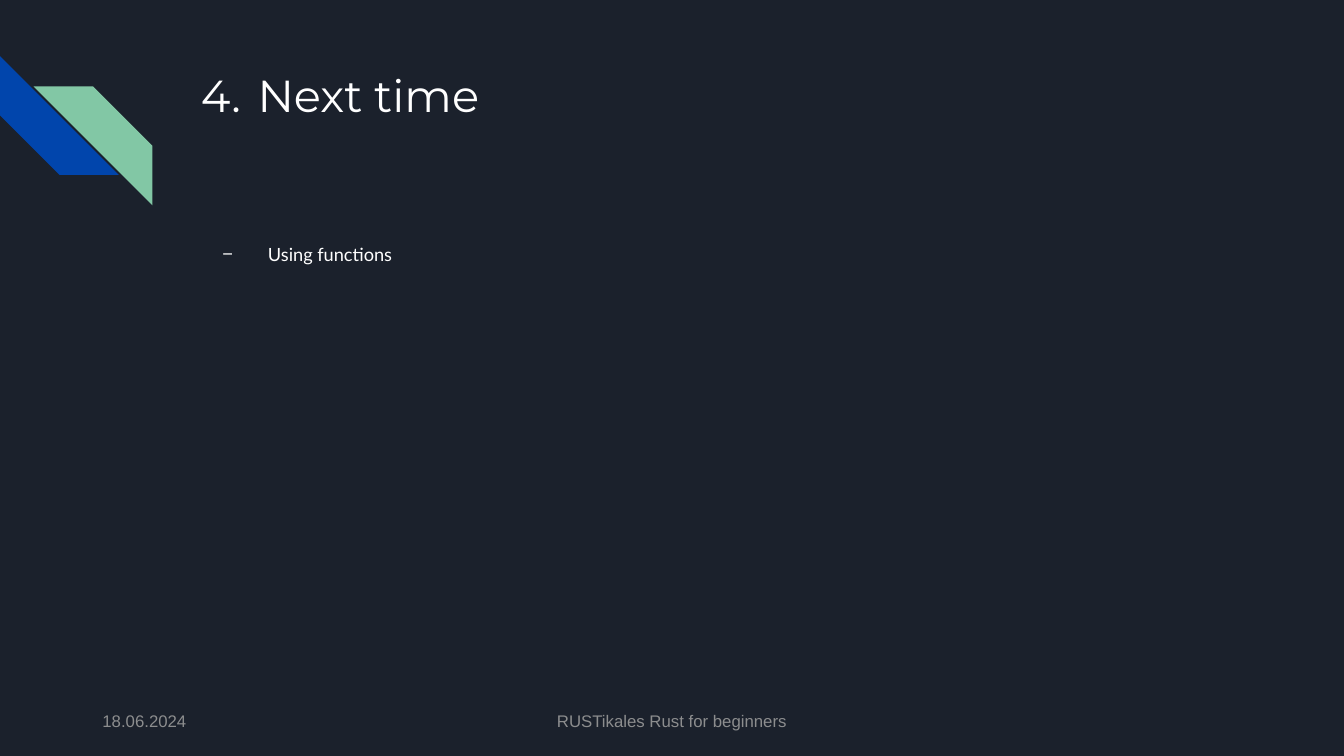
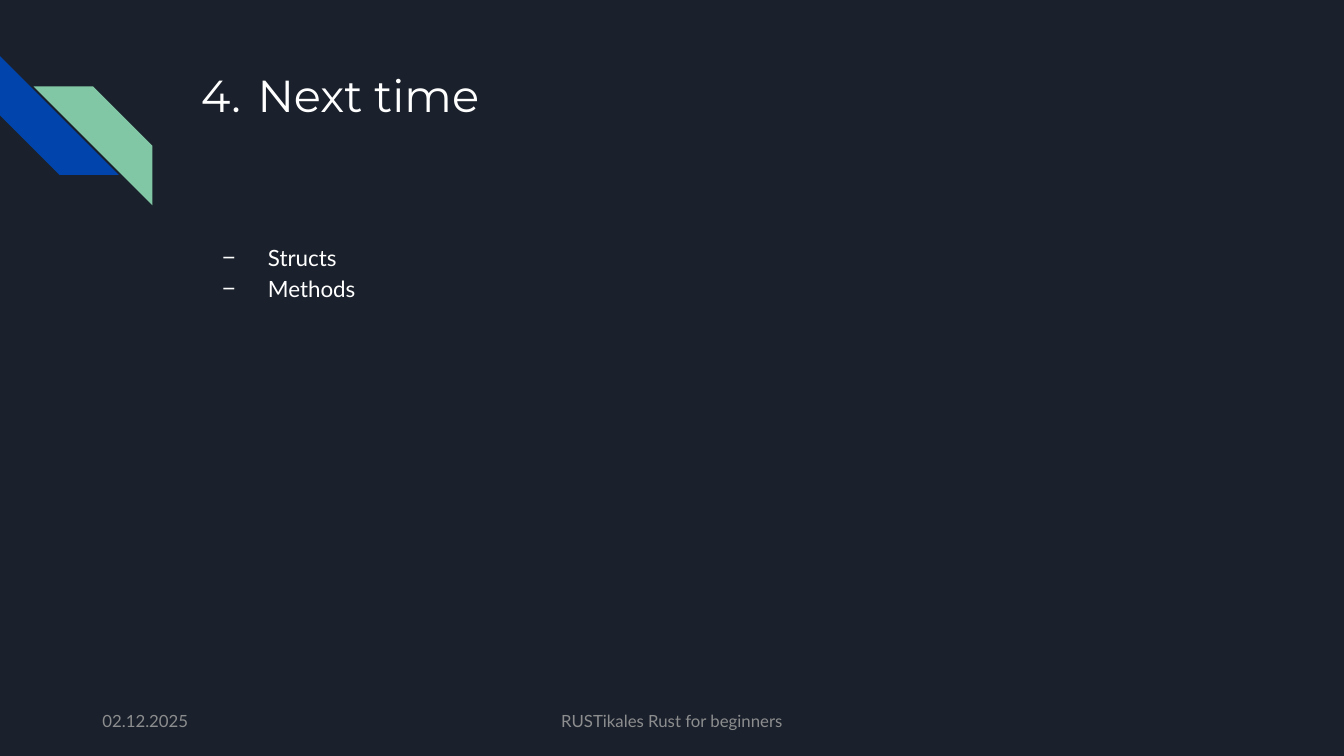
Before and after one commit to pfhaupt/progkurs, a slide deck: slide 197 of rust-beginner/06 - Function declaration/06 - original.pptx (slide 158 before the commit). Drawn at 1344x756 pixels with LibreOffice and Linux fonts; fonts in the diff are those of the drawing. Boxes give left, top, right and bottom in pixels: in the first picture for what was removed or moved away, otherwise in the second. Text is boxed around its words. In the diff, an @@ line names an element or a change of style, - is before the commit and + after.

Commit message:
[R-B-06] Update slides
- Merge R-B-07 into R-B-06
- Add chapter about Floating Point Numbers
- Increase font size
- Unite text font

```diff
--- a/rust-beginner/06 - Function declaration/06 - original.pptx
+++ b/rust-beginner/06 - Function declaration/06 - original.pptx
@@ text at box(268, 249, 355, 297): text changed; size 13 to 16 pt @@
-− Using functions
+− Structs
+− Methods
@@ text at box(102, 715, 188, 727): text changed; font Arial to Lato @@
-18.06.2024
+02.12.2025
@@ text "RUSTikales Rust for beginners" at box(561, 715, 782, 730): font Arial to Lato @@
```
Also in this commit, not shown: 109 other slides changed, 86 slides added, 47 slides removed, 2 other files.
